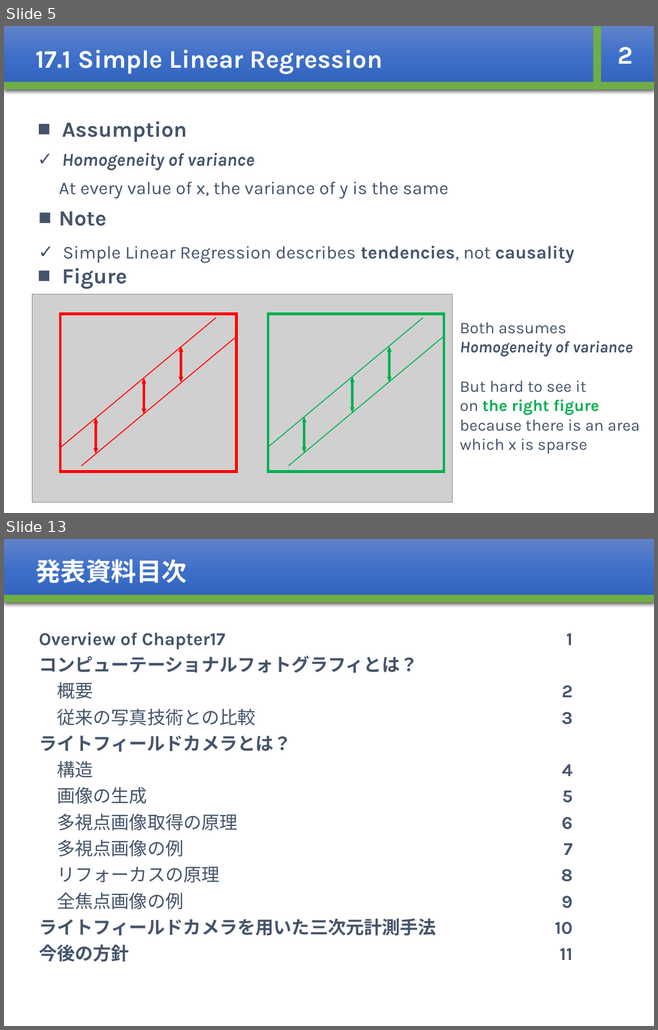
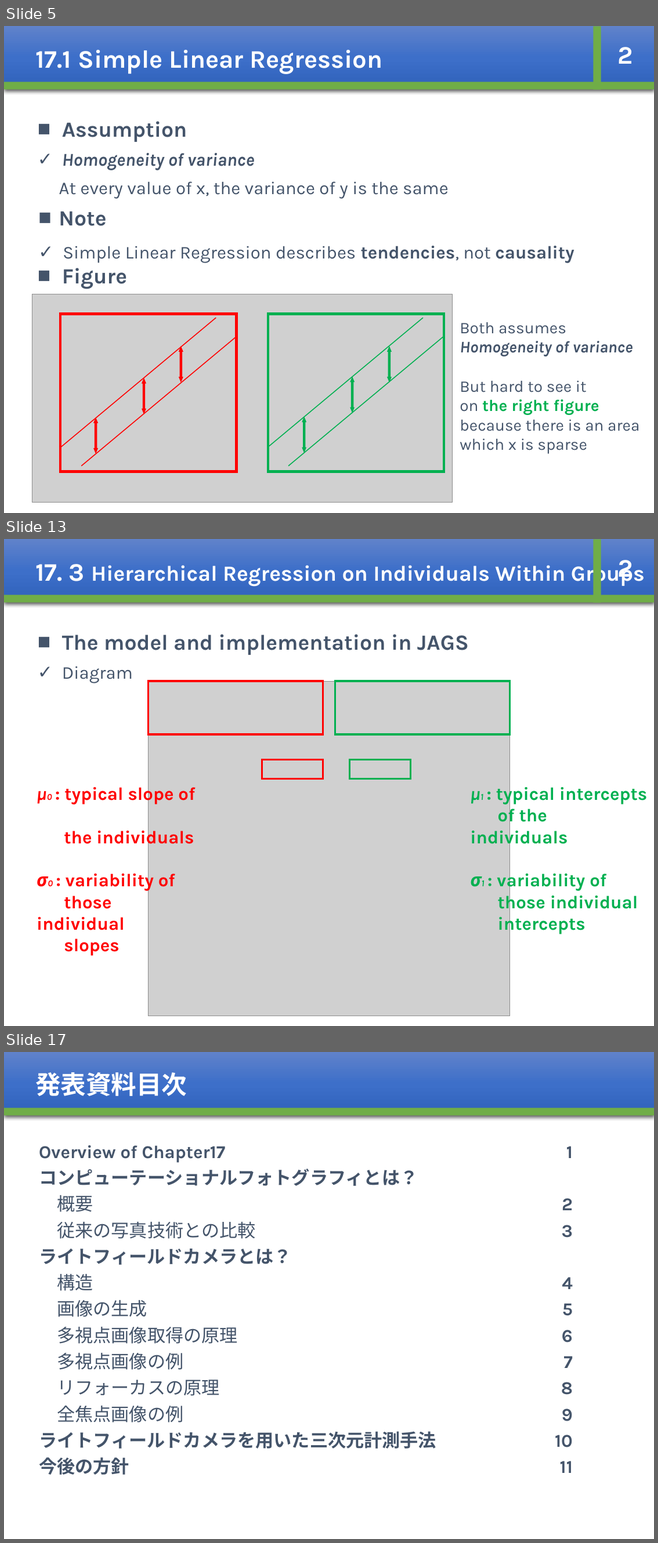
Before and after one commit to whcitizen/citizen-_task, a slide deck: 02_working/08_Bayesian/Bayesian_ch17_kajihara.pptx. Shown one above the other, each under a label of ours: slides 5 and 13 before the commit, slides 5, 13 and 17 after it; the slides between them are not shown. The pictures are 658x1030 and 658x1543 pixels, drawn with LibreOffice and Linux fonts; fonts in the diff are those of the drawing; grey boxes stand for pictures. Boxes give left, top, right and bottom in pixels: in the first picture for what was removed or moved away, otherwise in the second. Text is boxed around its words. In the diff, an @@ line names an element or a change of style, - is before the commit and + after.

```diff
--- a/02_working/08_Bayesian/Bayesian_ch17_kajihara.pptx
+++ b/02_working/08_Bayesian/Bayesian_ch17_kajihara.pptx
@@ slide 13 added at [4, 539, 654, 1026], background #FFFFFF @@
@@ rectangle added at [4, 539, 654, 603], fill gradient #6183CB to #3E70CA to #3062BB, 24 pt, text #FFFFFF, bold @@
+17. 3 Hierarchical Regression on Individuals Within Groups
@@ rectangle added at [593, 539, 601, 603], fill #70AD47 @@
@@ text added at [618, 560, 633, 584], 28 pt, text #FFFFFF, bold @@
+2
@@ rectangle added at [4, 595, 654, 603], fill #70AD47 @@
@@ text added at [62, 634, 469, 683], 24 pt, text #44546A, bold @@
+■ The model and implementation in JAGS
+✓ Diagram
@@ picture added at [148, 681, 509, 1016] @@
@@ rectangle added at [148, 681, 323, 734], outline #FF0000 2.25 pt @@
@@ rectangle added at [335, 681, 509, 734], outline #00B050 2.25 pt @@
@@ rectangle added at [262, 760, 323, 779], outline #FF0000 2.25 pt @@
@@ rectangle added at [350, 760, 411, 779], outline #00B050 2.25 pt @@
@@ text added at [36, 784, 195, 956], 20 pt, text #FF0000, bold @@
+μ0 : typical slope of
+the individuals
+σ0 : variability of
+those individual
+slopes
@@ text added at [470, 784, 647, 935], 20 pt, text #00B050, bold @@
+μ1 : typical intercepts
+of the individuals
+σ1 : variability of
+those individual
+intercepts
@@ what was slide 13 is now slide 17 @@
```
Also in this commit, not shown: 6 slides changed, 3 other slides added.
